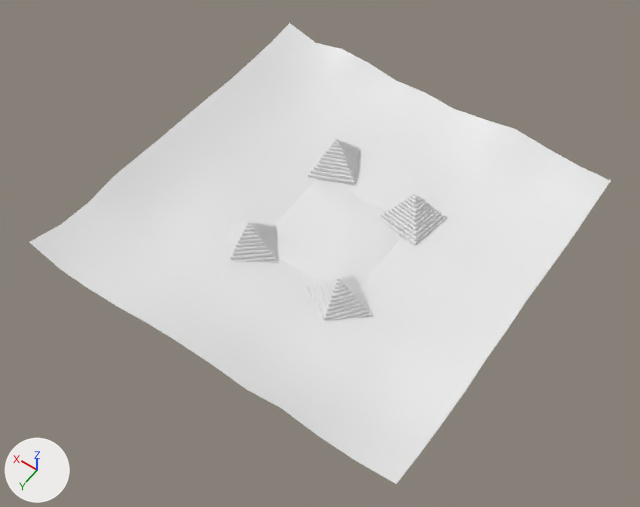
Renders of the OBJ model models/levels/ancient_desert/level6/level6_visual_no_shadow.obj from each side of a commit.
The view is the same before and after, from a 50 mm camera at (-1541.0, 2024.0, 3904.0) aimed at (150.0, -342.0, 186.0). Arrows for +X, +Y and +Z are at lower left; the lights stay in place. Where no turn or scale is listed for an object, it has been applied to the vertices.

The scene before the commit, as lines of its bpy script (objects in view):
```python
me_background_pyramid_001 = bpy.data.meshes.new('background_pyramid.001')
me_background_pyramid_001.from_pydata(...)  # 96 vertices, 186 faces; spans x 284.0..637.0, y -1114.0..-761.0, z 157.0..377.0
me_background_pyramid_002 = bpy.data.meshes.new('background_pyramid.002')
me_background_pyramid_002.from_pydata(...)  # 96 vertices, 186 faces; spans x 290.0..670.0, y -357.0..23.0, z 165.0..385.0
me_background_pyramid_003 = bpy.data.meshes.new('background_pyramid.003')
me_background_pyramid_003.from_pydata(...)  # 96 vertices, 186 faces; spans x -267.0..40.0, y -996.0..-688.0, z 154.0..374.0
me_background_pyramid_004 = bpy.data.meshes.new('background_pyramid.004')
me_background_pyramid_004.from_pydata(...)  # 96 vertices, 186 faces; spans x -293.0..82.0, y -326.0..50.0, z 167.0..388.0
me_sand = bpy.data.meshes.new('sand')
me_sand.from_pydata(...)  # 188 vertices, 330 faces; spans x -150.0..515.0, y -822.0..-158.0, z 159.0..197.0
ob_background_pyramid_001 = bpy.data.objects.new('background_pyramid.001', me_background_pyramid_001)
ob_background_pyramid_001.location = (0.0, 0.0, 0.0)
ob_background_pyramid_002 = bpy.data.objects.new('background_pyramid.002', me_background_pyramid_002)
ob_background_pyramid_002.location = (0.0, 0.0, 0.0)
ob_background_pyramid_003 = bpy.data.objects.new('background_pyramid.003', me_background_pyramid_003)
ob_background_pyramid_003.location = (0.0, 0.0, 0.0)
ob_background_pyramid_004 = bpy.data.objects.new('background_pyramid.004', me_background_pyramid_004)
ob_background_pyramid_004.location = (0.0, 0.0, 0.0)
ob_sand = bpy.data.objects.new('sand', me_sand)
ob_sand.location = (0.0, 0.0, 0.0)
# also in view: 'sand.outer' at (177.0, -490.0, 298.0)
```
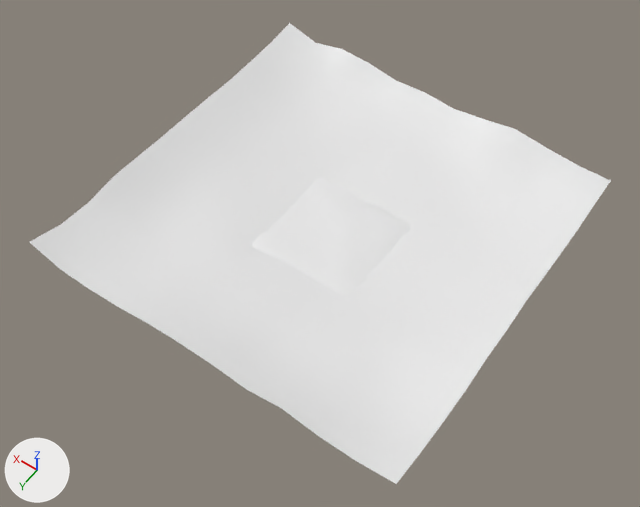
Location of each change, (x1, y1, x2, y2) in pixels of the pictures (640 x 507 px):
'background_pyramid.004', deleted: before (304, 273, 372, 321)
'background_pyramid.003', deleted: before (378, 191, 447, 245)
'background_pyramid.001', deleted: before (308, 138, 361, 185)
'background_pyramid.002', deleted: before (229, 221, 278, 263)

What the commit changed:
Object 'background_pyramid.001' (ob_background_pyramid_001) is deleted.
Object 'background_pyramid.002' (ob_background_pyramid_002) is deleted.
Object 'background_pyramid.003' (ob_background_pyramid_003) is deleted.
Object 'background_pyramid.004' (ob_background_pyramid_004) is deleted.
